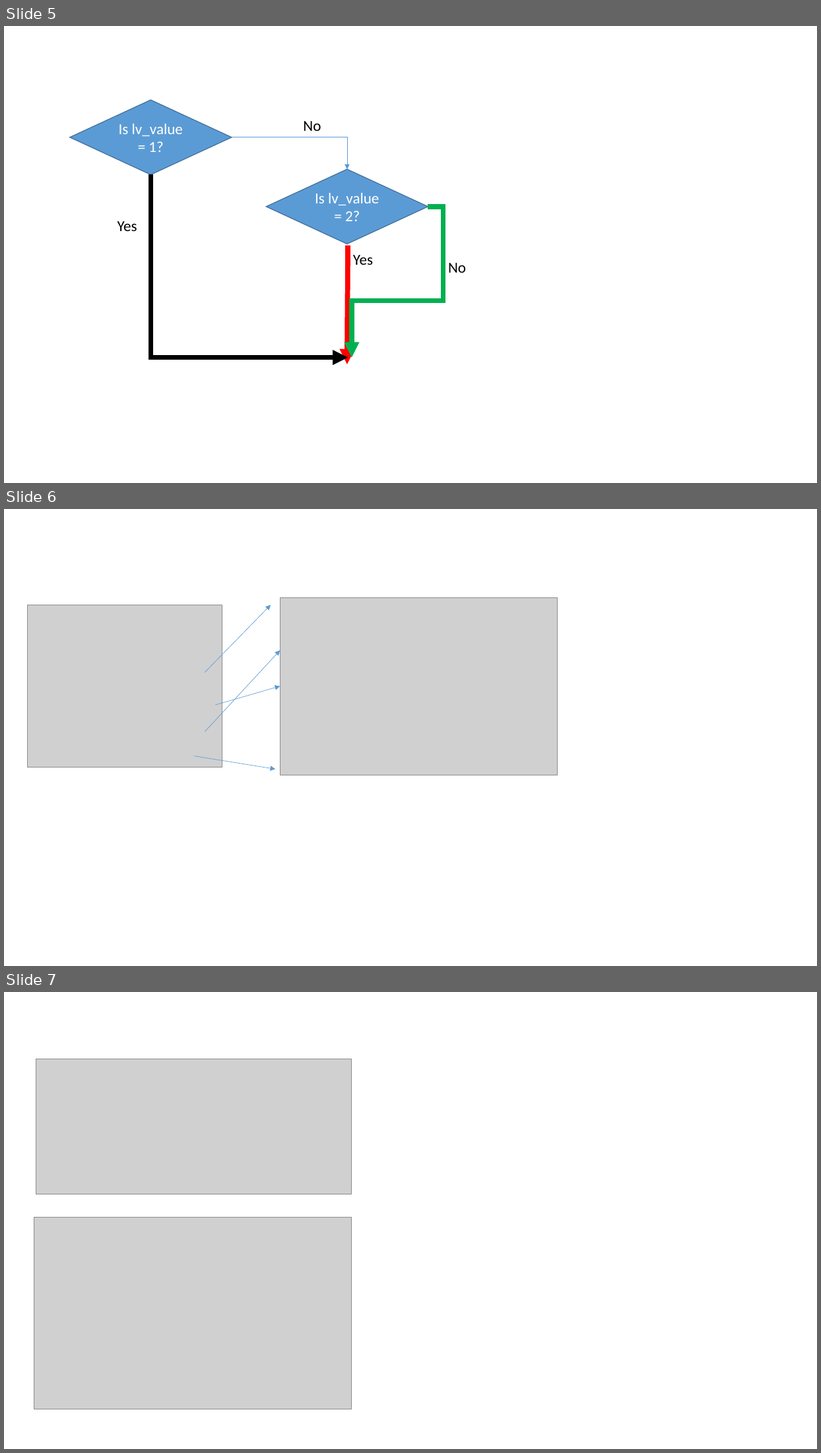
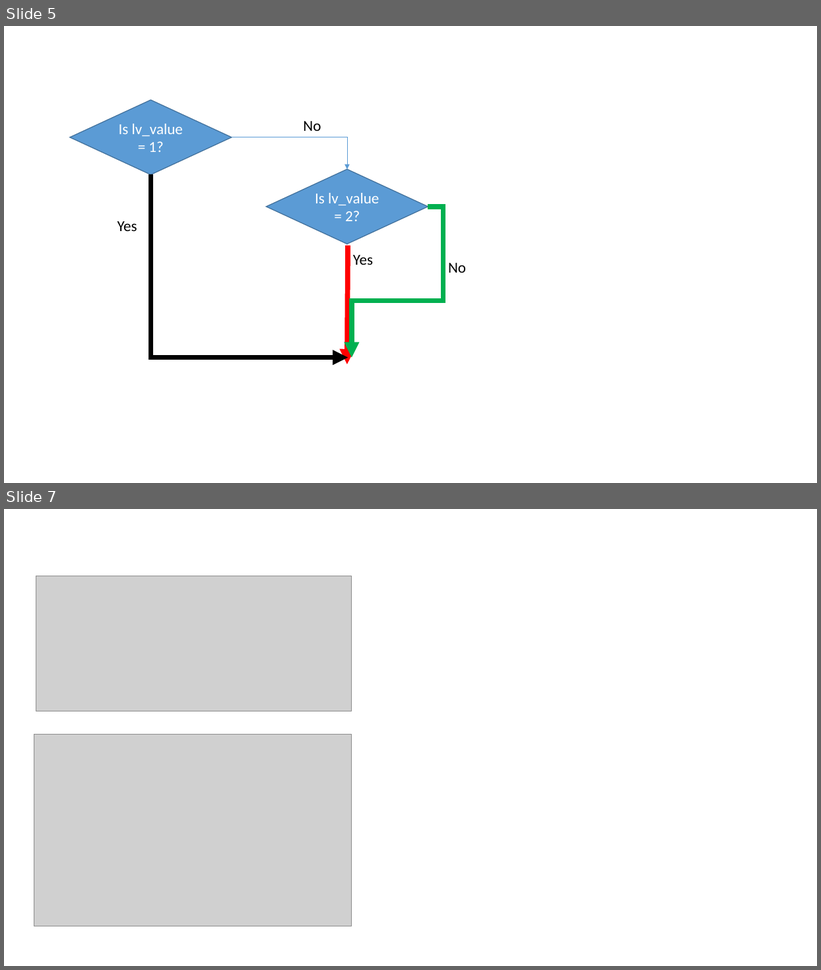
Before and after one commit to Aashish28/jerryslide, a slide deck: Jerry.pptx. Shown one above the other, each under a label of ours: slides 5, 6 and 7 before the commit, slides 5 and 7 after it; the slides between them are not shown. The pictures are 821x1453 and 821x970 pixels, drawn with LibreOffice and Linux fonts; fonts in the diff are those of the drawing; grey boxes stand for pictures. Boxes give left, top, right and bottom in pixels: in the first picture for what was removed or moved away, otherwise in the second. Text is boxed around its words. In the diff, an @@ line names an element or a change of style, - is before the commit and + after.

```diff
--- a/Jerry.pptx
+++ b/Jerry.pptx
@@ slide 6 removed at <box>4,509,817,966</box>, background #FFFFFF @@
@@ picture removed at <box>27,605,222,768</box> @@
@@ arrow removed from (205, 673) to (271, 605) @@
@@ picture removed at <box>281,597,558,775</box> @@
@@ arrow removed from (205, 731) to (281, 650) @@
@@ arrow removed from (216, 705) to (281, 687) @@
@@ arrow removed from (194, 756) to (275, 770) @@
```
Also in this commit, not shown: 1 slide added, 1 other file.
